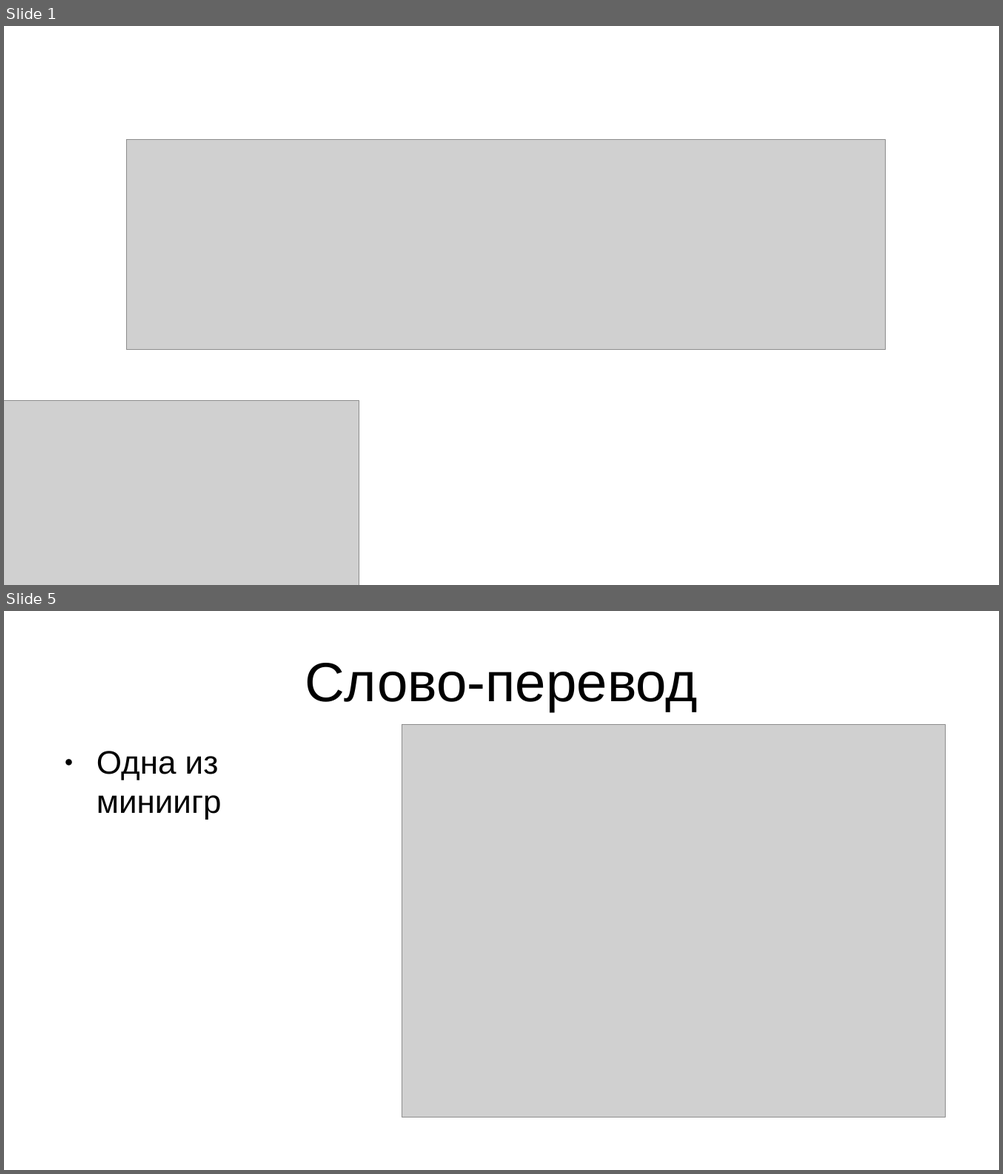
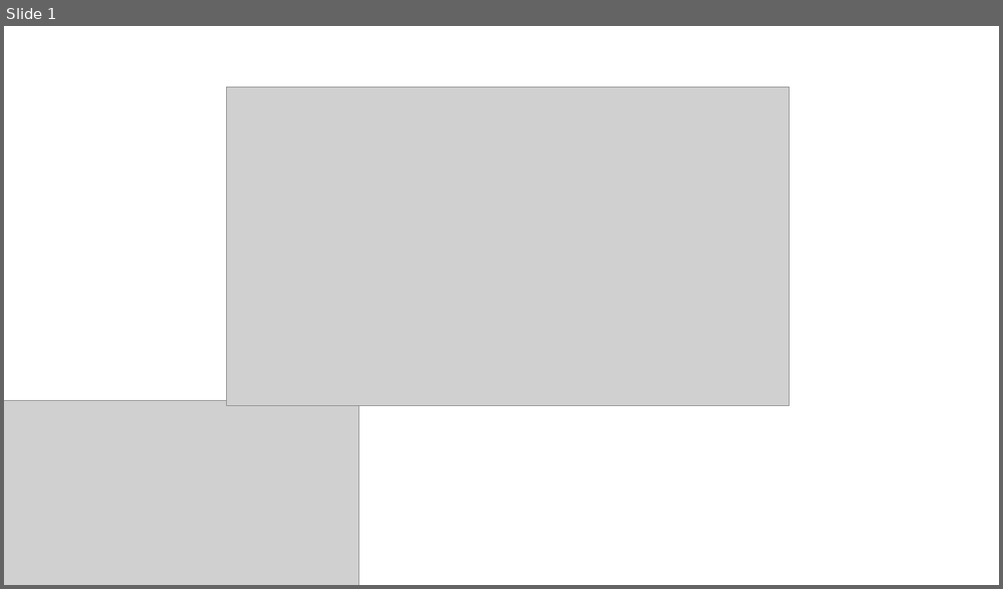
Before and after one commit to DEATHSTROUKE/Tower-Defence, a slide deck: TowerDefence.pptx. Shown one above the other, each under a label of ours: slides 1 and 5 before the commit, slide 1 after it; the slides between them are not shown. The pictures are 1003x1174 and 1003x589 pixels, drawn with LibreOffice and Linux fonts; fonts in the diff are those of the drawing; grey boxes stand for pictures. Boxes give left, top, right and bottom in pixels: in the first picture for what was removed or moved away, otherwise in the second. Text is boxed around its words. In the diff, an @@ line names an element or a change of style, - is before the commit and + after.

```diff
--- a/TowerDefence.pptx
+++ b/TowerDefence.pptx
@@ slide 5 removed at [4,611,999,1170], background #FFFFFF @@
@@ text removed at [304,663,697,712] @@
-Слово-перевод
@@ picture removed at [402,725,945,1118] @@
@@ text removed at [96,751,222,820] @@
-● Одна из миниигр
@@ slide 1 changed as well @@
@@ picture: place and size @@
-picture at [127,140,885,350]
+picture at [226,87,789,407]
```
Also in this commit, not shown: 4 slides added, 5 other slides removed, 1 other file.
